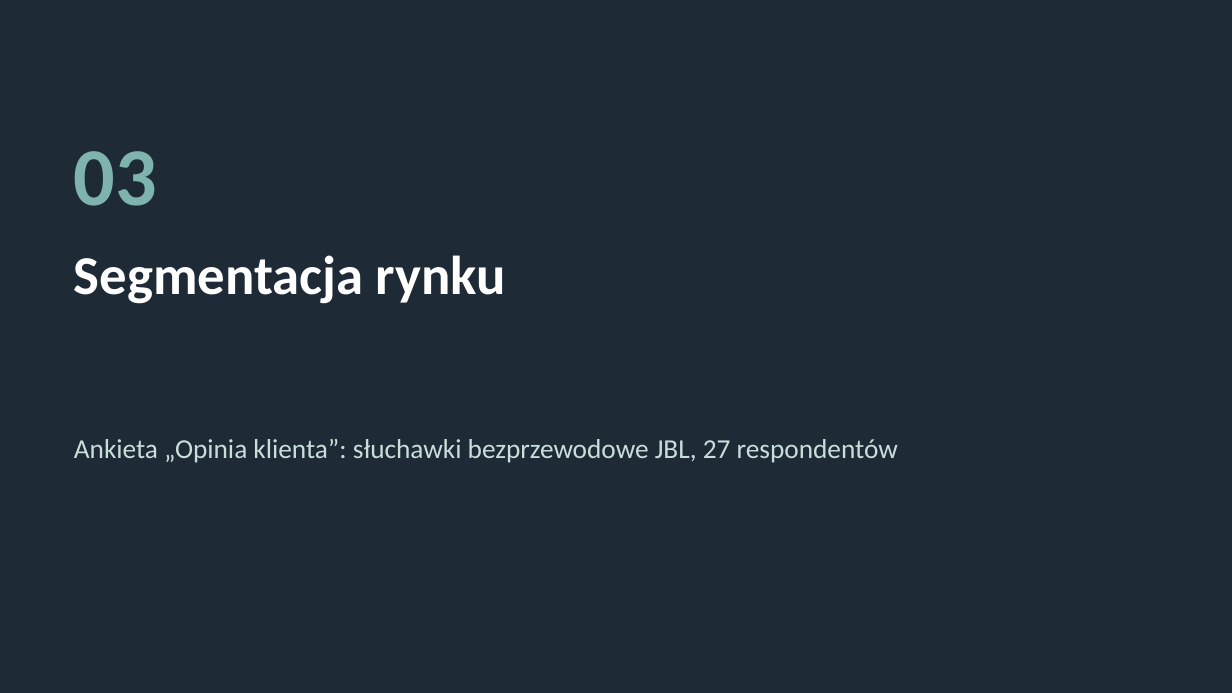
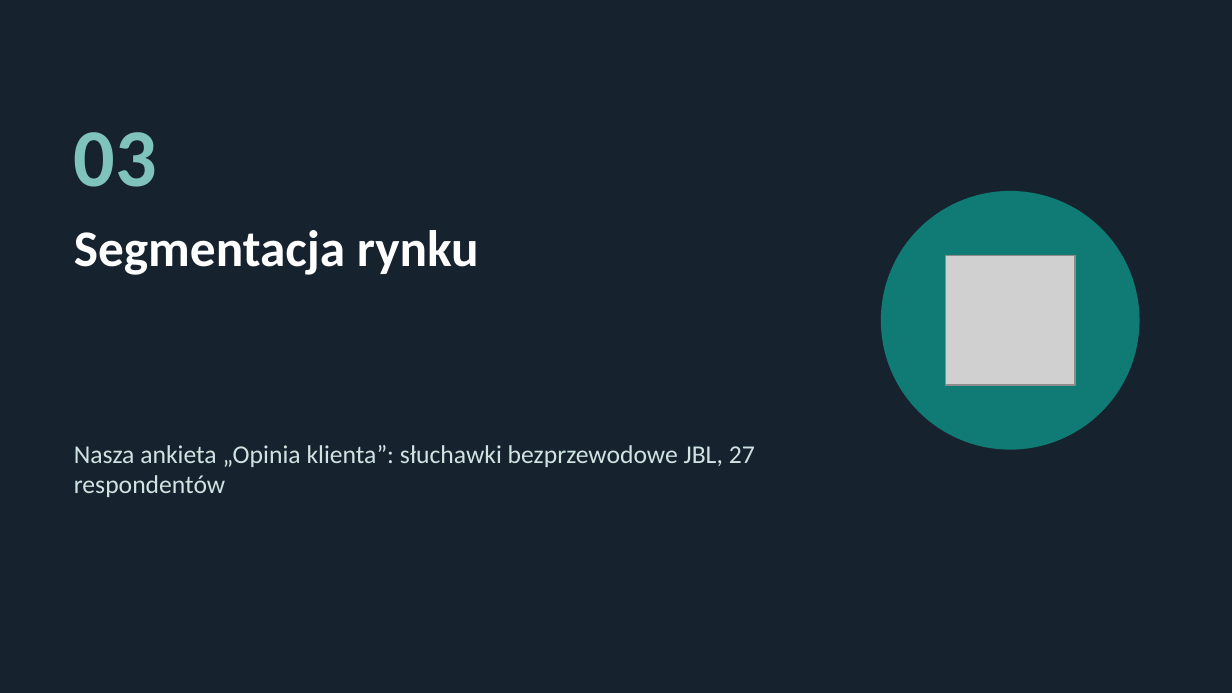
Before and after one commit to ploiu123/praca, a slide deck: slide 11 of prezentacja/Podstawy_analityki_projekty.pptx (slide 20 before the commit). Drawn at 1232x693 pixels with LibreOffice and Linux fonts; fonts in the diff are those of the drawing; grey boxes stand for pictures. Boxes give left, top, right and bottom in pixels: in the first picture for what was removed or moved away, otherwise in the second. Text is boxed around its words. In the diff, an @@ line names an element or a change of style, - is before the commit and + after.

```diff
--- a/prezentacja/Podstawy_analityki_projekty.pptx
+++ b/prezentacja/Podstawy_analityki_projekty.pptx
@@ background #1E2B37 to #16232F @@
@@ text "03": place and size @@
-text "03" at [74, 151, 157, 206]
+text "03" at [74, 132, 157, 187]
@@ text "03" at [74, 132, 157, 187]: text colour #7FB3AE to #7FC3BC @@
@@ ellipse added at [881, 191, 1140, 450], fill #0F7B74 @@
@@ title "Segmentacja rynku": place and size @@
-title "Segmentacja rynku" at [74, 255, 506, 304]
+title "Segmentacja rynku" at [74, 230, 479, 275]
@@ title "Segmentacja rynku" at [74, 230, 479, 275]: size 32 to 30 pt @@
@@ picture added at [945, 256, 1074, 386] @@
@@ text at [74, 445, 755, 497]: text changed; size 16 to 15 pt; text colour #C9DEDB to #CFE3E0 @@
-Ankieta „Opinia klienta”: słuchawki bezprzewodowe JBL, 27 respondentów
+Nasza ankieta „Opinia klienta”: słuchawki bezprzewodowe JBL, 27 respondentów
```
Also in this commit, not shown: 24 other slides changed, 10 slides added, 12 slides removed, 4 other files.
